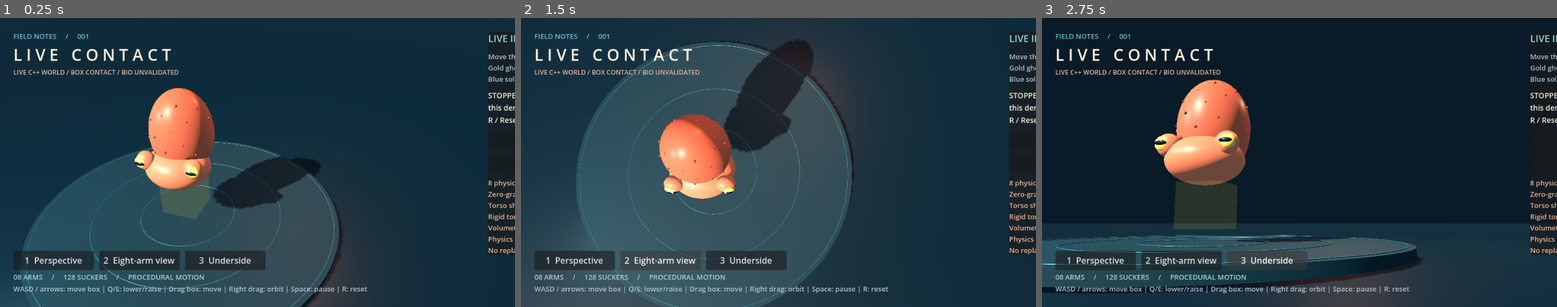
Above: before the commit, frames 1-3 (left to right).
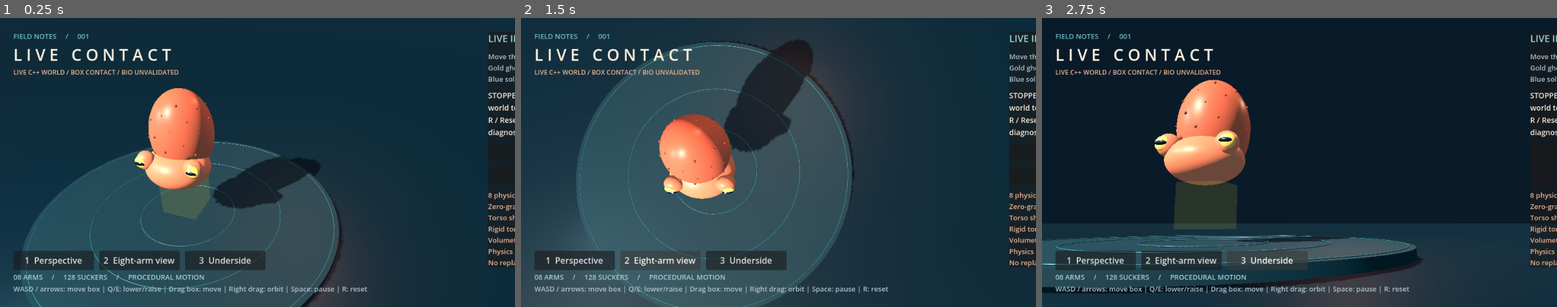
Above: after the commit, the same moments.

Repository: songhh06/OCTO
Game: Godot game, scene res://scenes/live_demo.tscn
Same seed, same stepped clock (60 frames per second), same inputs: the game is played once before the commit and once after it. This scene is started directly instead of the project's main scene.
Inputs:
- Up to frame 1 (0.25 s): no input
- Up to frame 2 (1.5 s): click "1 Perspective" at 0.5 s; click "2 Eight-arm view" at 1.25 s
- Up to frame 3 (2.75 s): click "3 Underside" at 2 s

The runs differ from the first frame. In frame 1, 0.7% of the frame differs, in the area x 94-100%, y 29-87%; in frame 2, 0.7%; in frame 3, 0.7%.

Commit message:
P0: recover Godot live demo after native process exit

Diff:
--- a/game/scripts/live_demo.gd
+++ b/game/scripts/live_demo.gd
@@ -19,6 +19,8 @@
 var sent_at := 0
 var info: Label
 var live_test := false
+var restart_test := false
+var restart_killed := false
 var captured := false
 var input_checked := false
 var max_motion := 0.0
@@ -33,6 +35,7 @@
     capture_mode = false
     DisplayServer.window_set_title("OCTOPUS | LIVE native physics | Move the box")
     live_test = "--live-test" in OS.get_cmdline_user_args()
+    restart_test = "--live-restart-test" in OS.get_cmdline_user_args()
     distance = 8.8
     yaw = 0.6
     pitch = 0.85
@@ -73,6 +76,26 @@
     mat.transparency = BaseMaterial3D.TRANSPARENCY_ALPHA
     mat.shading_mode = BaseMaterial3D.SHADING_MODE_UNSHADED
     goal_marker = mesh_node(wire, mat)
+    test_start = Time.get_ticks_msec()
+    start_native()
+
+func start_native() -> void:
+    # A dead native process cannot receive a reset command. Replace its pipes
+    # and discard any partial reply before accepting a new world snapshot.
+    if pipe != null:
+        pipe.close()
+    if errors != null:
+        errors.close()
+    pipe = null
+    errors = null
+    child = {}
+    buffer = PackedByteArray()
+    previous = {}
+    current = {}
+    latest = {}
+    in_flight = false
+    sent_at = 0
+    received_at = 0
     var executable := ProjectSettings.globalize_path("res://../build/release/octo_live.exe")
     child = OS.execute_with_pipe(executable, PackedStringArray(["--diagnostics", ProjectSettings.globalize_path("res://../work")]), false)
     if child.is_empty():
@@ -80,8 +103,8 @@
         return
     pipe = child.stdio
     errors = child.stderr
-    test_start = Time.get_ticks_msec()
-    last_receive = test_start
+    stopped = false
+    last_receive = Time.get_ticks_msec()
     print("LIVE_GODOT_PROCESS_STARTED pid=%s" % child.pid)
 
 func read_vec(values: Array) -> Vector3:
@@ -107,19 +130,26 @@
     target = Vector3(1.45,0,.8)
     max_motion = 0
     max_contacts = 0
-    send({"op":"reset"})
+    if child.is_empty() or not child.has("pid") or not OS.is_process_running(child.pid):
+        # A terminated child cannot process reset; launch a fresh world.
+        start_native()
+    else:
+        send({"op":"reset"})
 
 func fail(message: String) -> void:
     stopped = true
-    info.text = "STOPPED: " + message + "\nR / Reset world to restart. Failure saved in work/."
+    info.text = "STOPPED: " + message + "\nR / Reset world to restart. Check work/ for diagnostics."
     push_error(message)
-    if live_test: get_tree().quit(2)
+    if live_test or restart_test: get_tree().quit(2)
 
 func poll_native() -> void:
     if pipe == null or (stopped and not in_flight): return
     if child.has("pid") and not OS.is_process_running(child.pid):
         in_flight = false
-        fail("Native process exited; close and reopen this demo.")
+        if restart_test and restart_killed:
+            reset_world()
+        else:
+            fail("Native process exited; use R / Reset world to relaunch it.")
         return
     var available := pipe.get_length()
     if available > 0:
@@ -272,6 +302,17 @@
         reset_world()
         return
     if stopped or current.is_empty(): return
+    if restart_test:
+        if not restart_killed and int(current.tick) >= 2 and not in_flight:
+            # Regression: kill the native process to exercise automatic relaunch.
+            restart_killed = true
+            OS.kill(child.pid)
+            return
+        if restart_killed:
+            if int(current.tick) == 0 and not in_flight:
+                print("LIVE_GODOT_RESTART_OK")
+                get_tree().quit(0)
+            return
     var x := float(Input.is_physical_key_pressed(KEY_D) or Input.is_physical_key_pressed(KEY_RIGHT))-float(Input.is_physical_key_pressed(KEY_A) or Input.is_physical_key_pressed(KEY_LEFT))
     var z := float(Input.is_physical_key_pressed(KEY_S) or Input.is_physical_key_pressed(KEY_DOWN))-float(Input.is_physical_key_pressed(KEY_W) or Input.is_physical_key_pressed(KEY_UP))
     var y := float(Input.is_physical_key_pressed(KEY_E))-float(Input.is_physical_key_pressed(KEY_Q))
